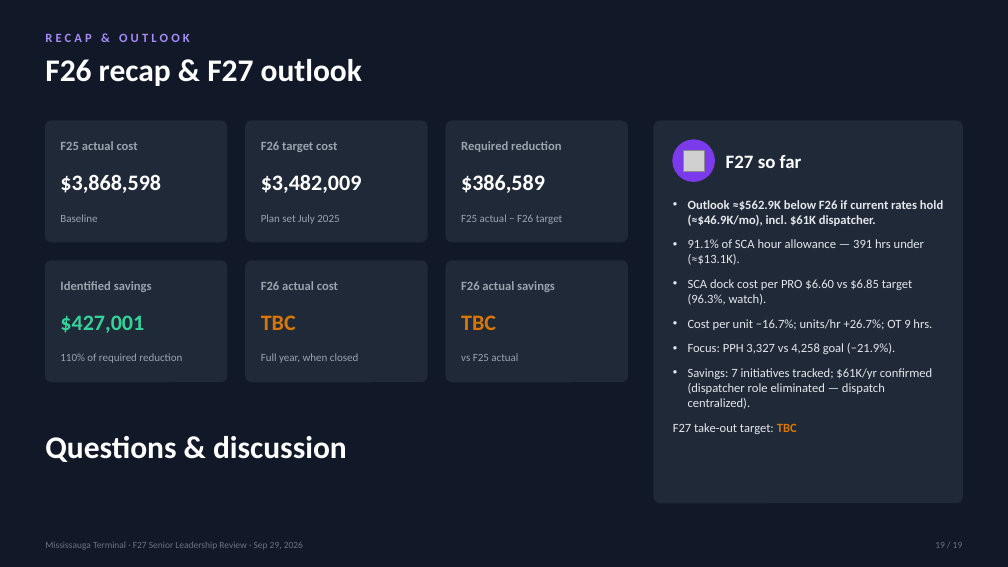
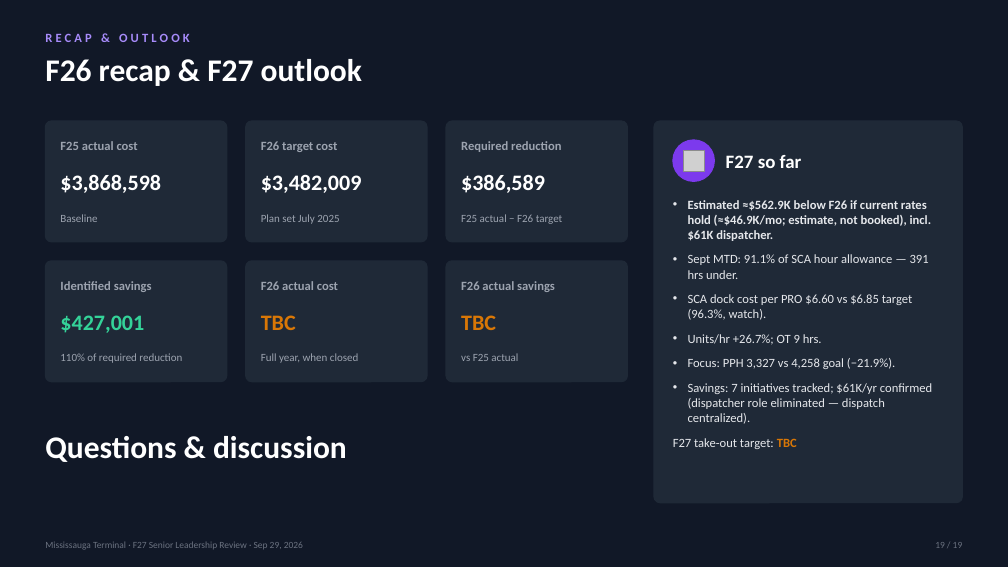
Before and after one commit to FuoriclasseX/mississauga-terminal-f26-cost-transformation-dashboard, a slide deck: slide 19 of presentation/Mississauga_F27_Leadership_Review_Sep29.pptx. Drawn at 1008x567 pixels with LibreOffice and Linux fonts; fonts in the diff are those of the drawing; grey boxes stand for pictures. Boxes give left, top, right and bottom in pixels: in the first picture for what was removed or moved away, otherwise in the second. Text is boxed around its words. In the diff, an @@ line names an element or a change of style, - is before the commit and + after.

```diff
--- a/presentation/Mississauga_F27_Leadership_Review_Sep29.pptx
+++ b/presentation/Mississauga_F27_Leadership_Review_Sep29.pptx
@@ text at [688, 200, 932, 279]: text changed @@
-• Outlook ≈$562.9K below F26 if current rates hold (≈$46.9K/mo), incl. $61K dispatcher.
-• 91.1% of SCA hour allowance — 391 hrs under (≈$13.1K).
+• Estimated ≈$562.9K below F26 if current rates hold (≈$46.9K/mo; estimate, not booked), incl. $61K dispatcher.
+• Sept MTD: 91.1% of SCA hour allowance — 391 hrs under.
@@ text at [688, 334, 822, 345]: text changed @@
-• Cost per unit −16.7%; units/hr +26.7%; OT 9 hrs.
+• Units/hr +26.7%; OT 9 hrs.
```
Also in this commit, not shown: 14 other slides changed, 1 other file.
